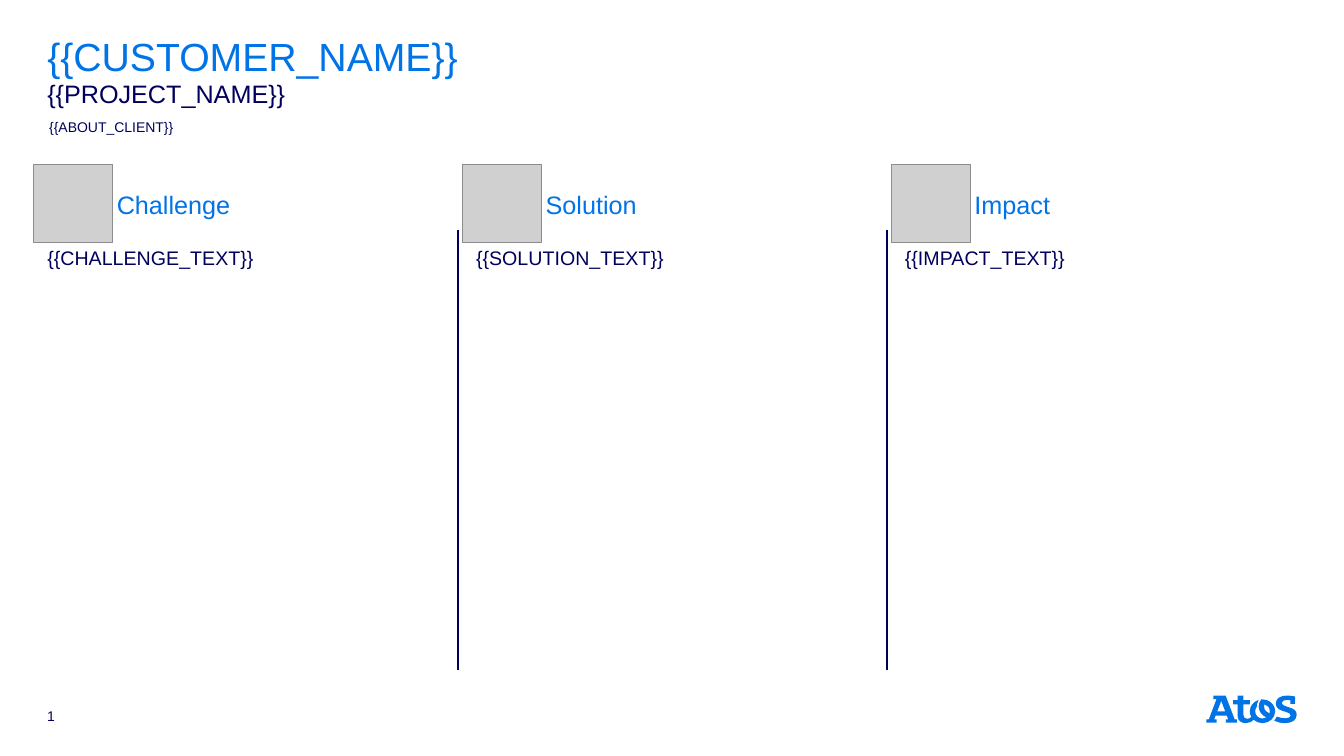
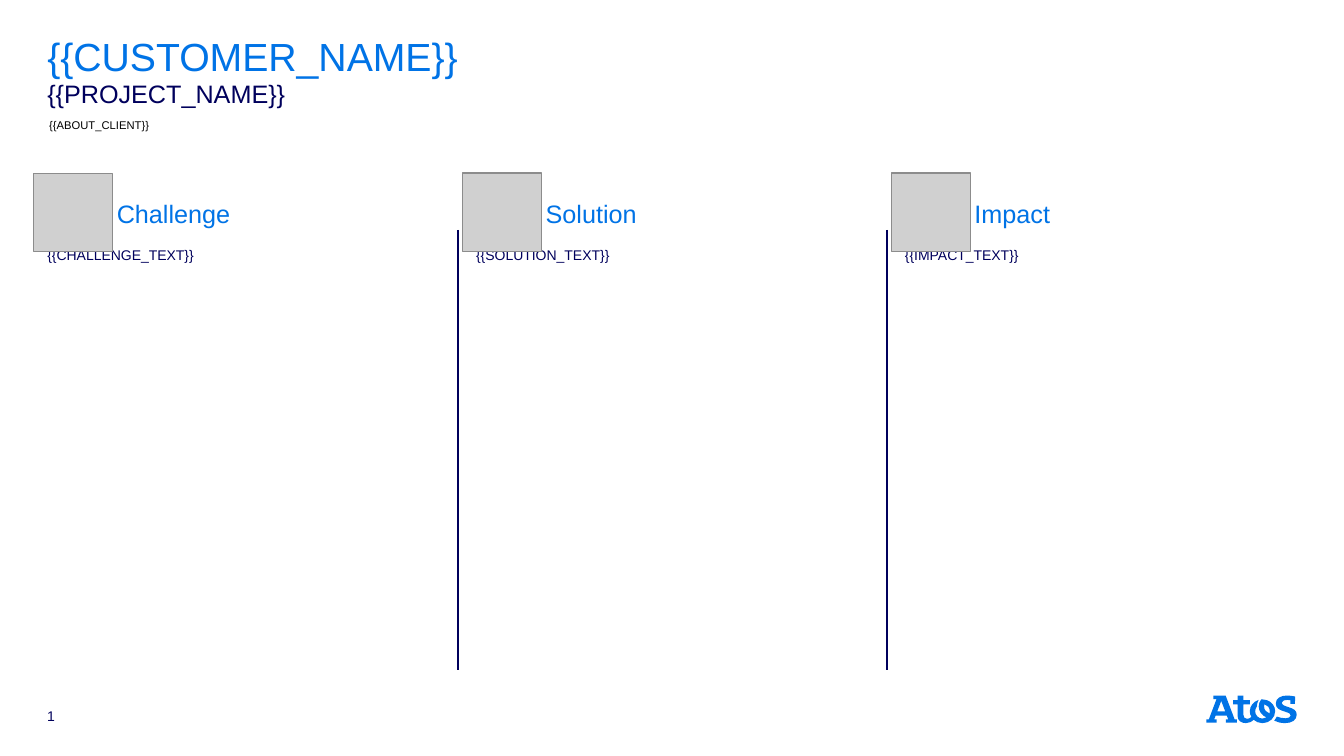
Before and after one commit to Maxi580/LangflowEnvironment, a slide deck: slide 1 of langflow/components/media/template.pptx. Drawn at 1344x756 pixels with LibreOffice and Linux fonts; fonts in the diff are those of the drawing; grey boxes stand for pictures. Boxes give left, top, right and bottom in pixels: in the first picture for what was removed or moved away, otherwise in the second. Text is boxed around its words. In the diff, an @@ line names an element or a change of style, - is before the commit and + after.

Commit message:
pptx stuff

```diff
--- a/langflow/components/media/template.pptx
+++ b/langflow/components/media/template.pptx
@@ text "{{ABOUT_CLIENT}}" at bbox=[49, 121, 149, 131]: size 10 to 8 pt, text colour #00005C to #000000 @@
@@ 3 pictures, 3 texts: place and size @@
-3 pictures, 3 texts at bbox=[33, 164, 1050, 243]
+3 pictures, 3 texts at bbox=[33, 173, 1050, 252]
@@ size 14 to 10 pt in 3 elements at bbox=[47, 248, 194, 263], bbox=[476, 248, 609, 263], bbox=[905, 248, 1019, 263] @@
```
Also in this commit, not shown: 2 other files.
